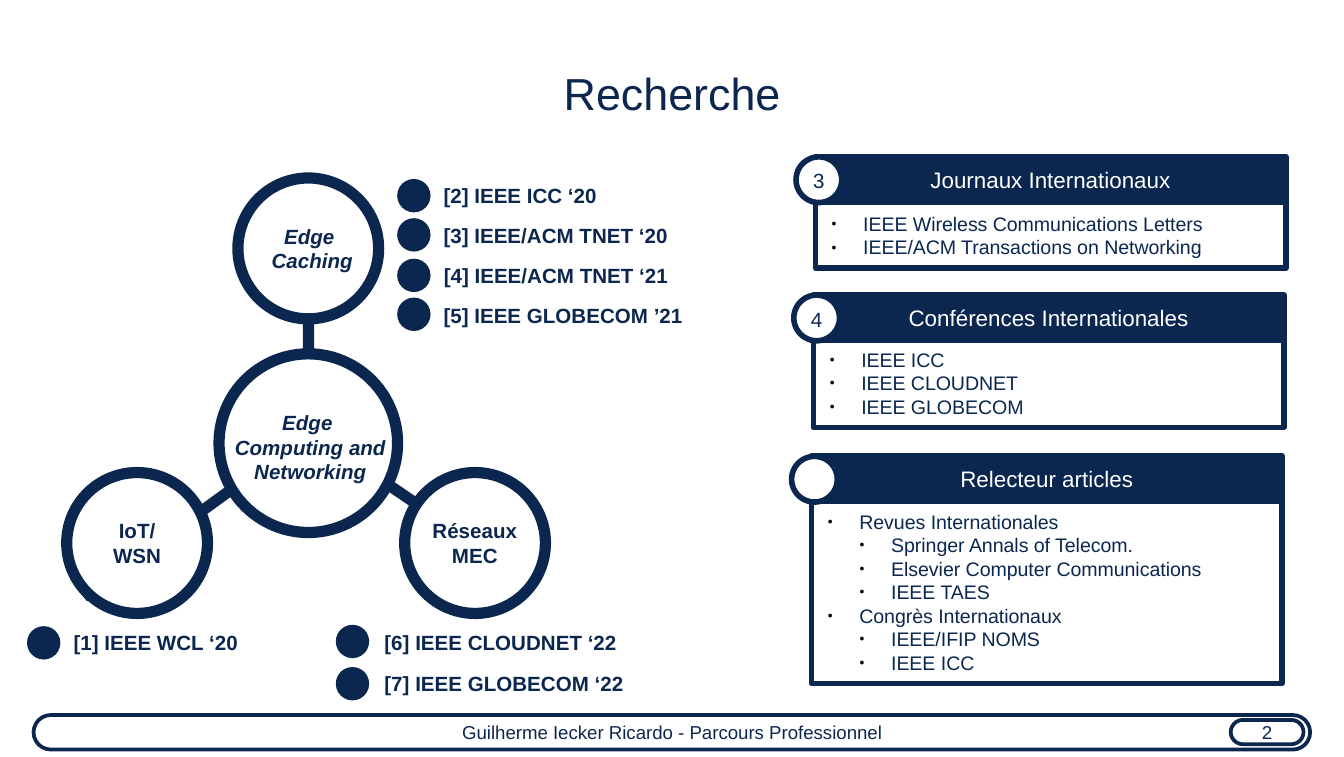
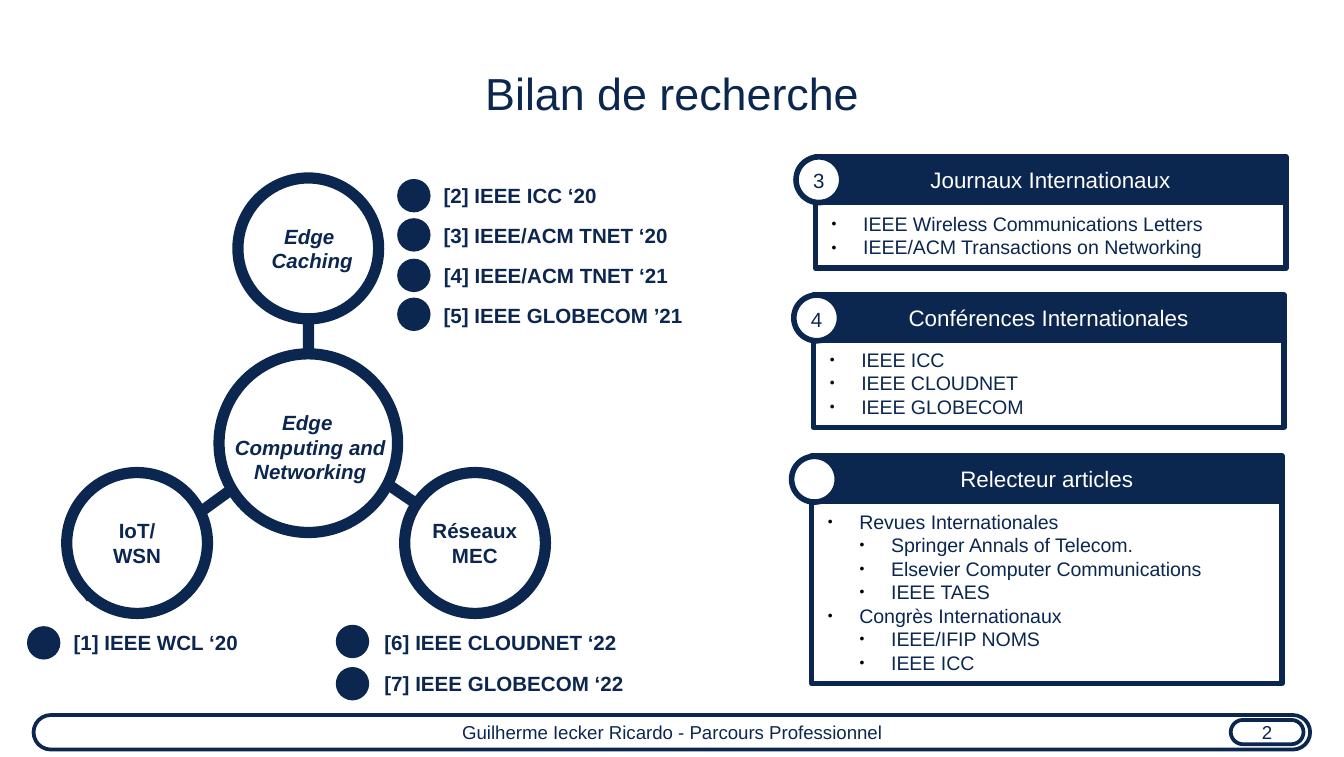
Before and after one commit to guilhermeir/mcf, a slide deck: slide 4 of toulouse_audition.odp. Drawn at 1344x757 pixels with LibreOffice and Linux fonts; fonts in the diff are those of the drawing. Boxes give left, top, right and bottom in pixels: in the first picture for what was removed or moved away, otherwise in the second. Text is boxed around its words. In the diff, an @@ line names an element or a change of style, - is before the commit and + after.

```diff
--- a/toulouse_audition.odp
+++ b/toulouse_audition.odp
@@ title at [485, 77, 858, 111]: text changed @@
-Recherche
+Bilan de recherche
```
Also in this commit, not shown: 5 other slides changed, 1 slide added, 1 slide removed, 1 other file.
